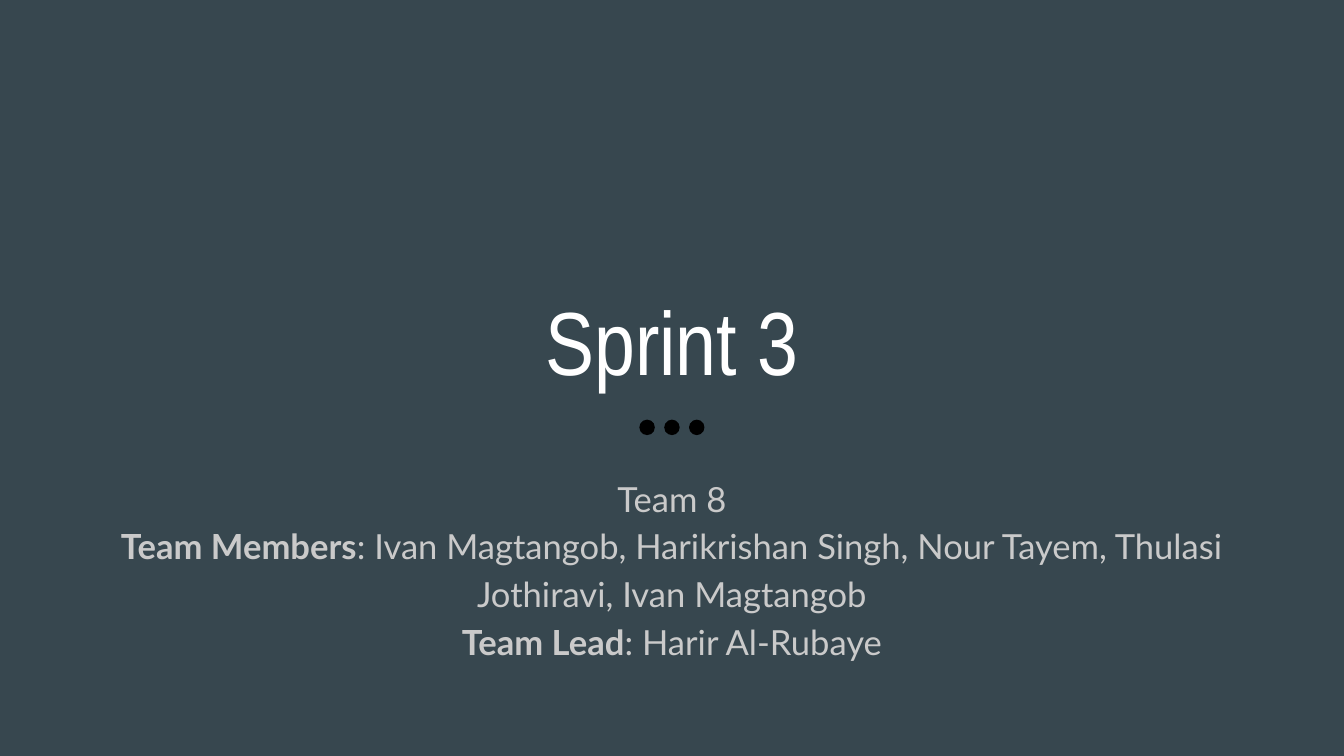
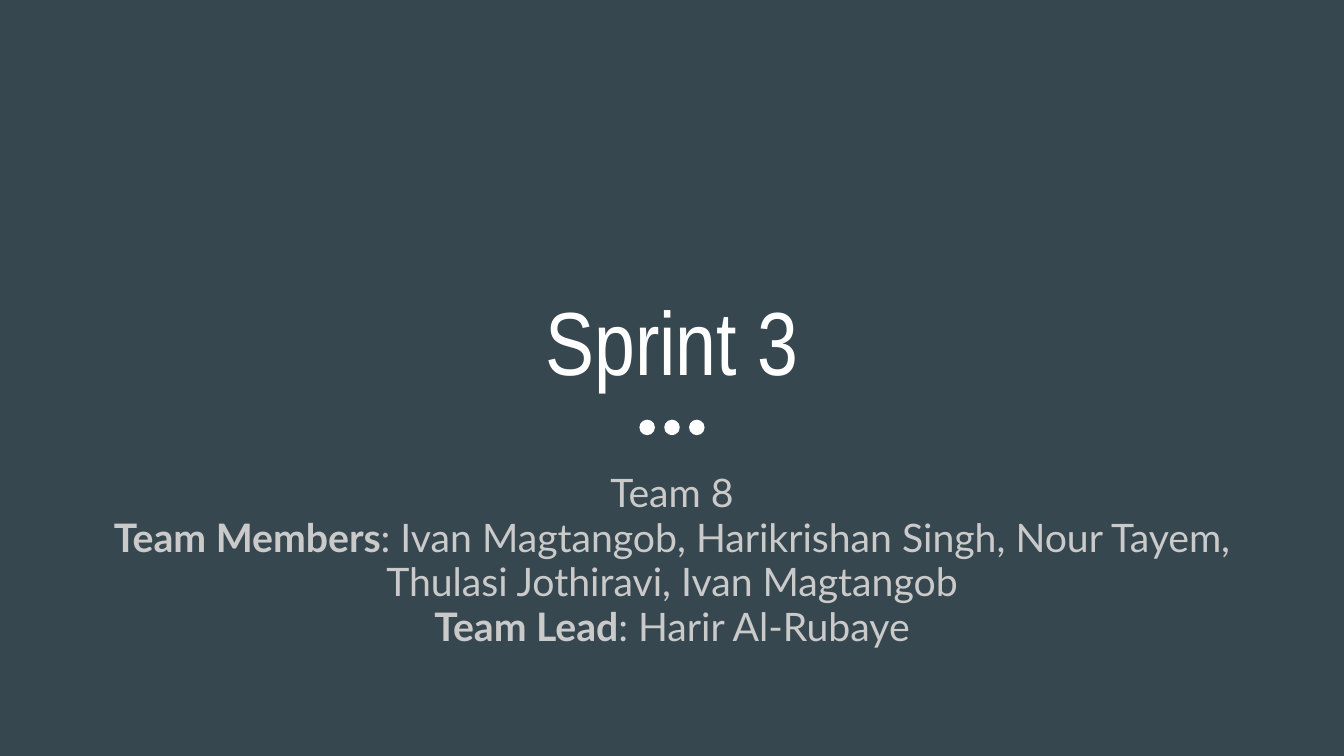
Before and after one commit to rehan-code/Game-Library-Web-App, a slide deck: slide 1 of CIS4250_Retrospective.pptx. Drawn at 1344x756 pixels with LibreOffice and Linux fonts; fonts in the diff are those of the drawing. Boxes give left, top, right and bottom in pixels: in the first picture for what was removed or moved away, otherwise in the second. Text is boxed around its words. In the diff, an @@ line names an element or a change of style, - is before the commit and + after.

```diff
--- a/CIS4250_Retrospective.pptx
+++ b/CIS4250_Retrospective.pptx
@@ fill #000000 to #FFFFFF in 3 elements at (x1=664, y1=419, x2=680, y2=435), (x1=690, y1=419, x2=705, y2=435), (x1=639, y1=419, x2=654, y2=435) @@
@@ subtitle "Team 8" at (x1=114, y1=478, x2=1230, y2=648): size 24.6 to 28 pt; line spacing 1.15 to 0.95 @@
```
Also in this commit, not shown: 10 other slides changed, 1 other file.
